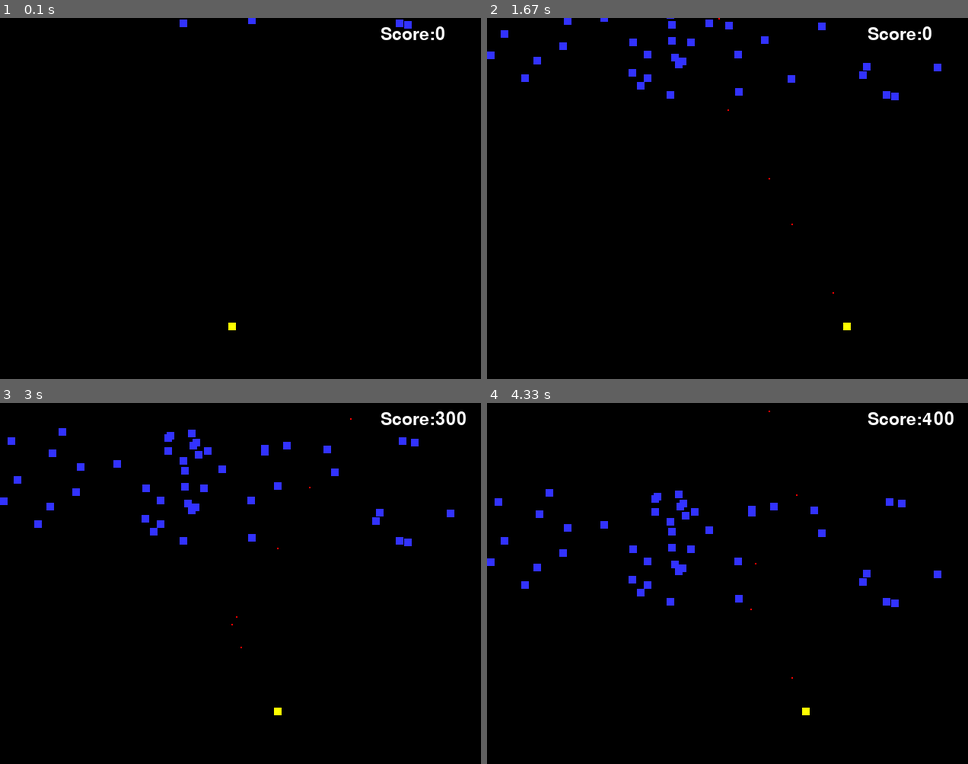
Above: before the commit, frames 1-4 (two rows, left to right).
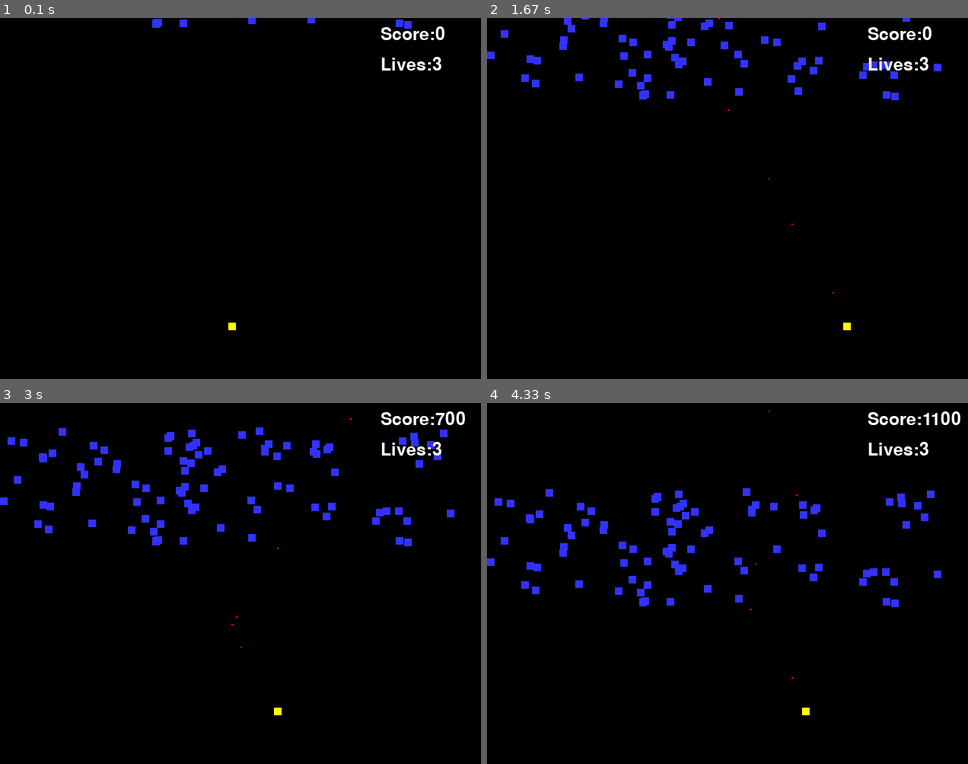
Above: after the commit, the same moments.

Repository: KonDoran/doran-classwork
Game: pygame game, started from invaders.py
The game is run twice, just before and just after one commit, with the same random seed, the same clock (stepped at 60 frames per second) and the same inputs.
Inputs:
- Up to frame 1 (0.1 s): no input
- Up to frame 2 (1.67 s): tap Space at 0.33, 0.73, 1.03, 1.23, 1.53 s; hold D 0.67-1.13 s; hold D 1.17-1.63 s
- Up to frame 3 (3 s): hold A 1.67-2.2 s; tap Space at 1.73, 2.03, 2.3, 2.6, 2.73 s; hold A 2.23-2.63 s; hold D from 2.67 s (still down)
- Up to frame 4 (4.33 s): tap Space at 3.03, 3.4, 3.7, 3.9, 4.2 s; release D at 3.3 s; hold A 3.33-3.8 s; hold D 3.83-4.3 s

The runs differ from the first frame. In frame 1, 0.3% of the frame differs, in the area x 31-92%, y 0-15%; in frame 2, 1.0%; in frame 3, 1.6%, in the area x 4-97%, y 2-40%; in frame 4, 1.6%.

Commit message:
Update invaders.py

Diff:
--- a/invaders.py
+++ b/invaders.py
@@ -1,7 +1,7 @@
 import pygame
 import random
 import math
-
+import sys
 # -- Colours
 BLACK = (0,0,0)
 WHITE = (255,255,255)
@@ -18,7 +18,7 @@
 pygame.display.set_caption("Invaders")
 
 score = 0
-
+lives = 3
 ## -- Define the class snow which is a sprite
 class Invader(pygame.sprite.Sprite):
     # Define the constructor for snow
@@ -41,7 +41,7 @@
         self.rect.y = self.rect.y + self.speed
         if self.rect.y > 480:
             self.rect.x = random.randrange(0, 600)
-            self.rect.y = random.randrange(-50, 0)
+            self.rect.y = random.randrange(-150, 0)
 #End Class
 
 ## -- Define the class snow which is a sprite
@@ -101,9 +101,12 @@
         for event in pygame.event.get():
             if event.type == pygame.QUIT:
                 done = True
+                pygame.quit()
+                sys.exit()
             elif event.type == pygame.KEYDOWN: # - a key is down
                 if event.key == pygame.K_ESCAPE: # - if the escape key pressed
                     pygame.quit()
+                    sys.exit()
             #End If
         #Next event
         screen.fill (BLACK)
@@ -115,7 +118,7 @@
         pygame.display.flip()
         clock.tick(60)
 
-def game():
+def game(score,lives):
     done = False
     # Create a list of the snow blocks
     invader_group = pygame.sprite.Group()
@@ -123,11 +126,11 @@
     bullet_group = pygame.sprite.Group()
     # Create a list of all sprites
     all_sprites_group = pygame.sprite.Group()
-    score = 0
+
     # -- Manages how fast screen refreshes
     clock = pygame.time.Clock()
     # Create the snowflakes
-    number_of_invaders = 50 # we are creating 50 snowflakes
+    number_of_invaders = 100 # we are creating 50 snowflakes
     for x in range (number_of_invaders):
         my_invader = Invader(BLUE, 10, 10, 1) # snowflakes are white with size 5 by 5 px
         invader_group.add(my_invader) # adds the new snowflake to the group of snowflakes
@@ -149,24 +152,31 @@
             #End If
         #Next event
 
-        #moving the player when the user presses a key
-            keys = pygame.key.get_pressed()
-            if keys[pygame.K_SPACE]:
+        #moving the player when the user presses a keyw
+
+            keyup = pygame.key.get_pressed()
+            if keyup[pygame.K_SPACE]:
                 bullet = Bullet(RED, 5)
                 bullet_group.add(bullet)
                 all_sprites_group.add(bullet)
                 bullet.rect.x = (player.rect.x) + 4
                 bullet.rect.y = 400
+        keys = pygame.key.get_pressed()
         if keys[pygame.K_a]:
             player.moveLeft(3)
         if keys[pygame.K_d]:
             player.moveRight(3)
 
-
         # -- Game logic goes after this comment
         all_sprites_group.update()
         player_hit_group = pygame.sprite.groupcollide(player_group,invader_group, True, True)
         if len(player_group) == 0:
+            lives -= 1
+            if lives == 0:
+                game_over(score)
+            elif lives > 0:
+                game(score,lives)
+        if len(invader_group) == 0:
             game_over(score)
         if pygame.sprite.groupcollide(bullet_group, invader_group, True, True):
             score += 100
@@ -179,6 +189,9 @@
         font = pygame.font.Font(None, 34)
         text = font.render('Score:'+str(score), 1, WHITE)
         screen.blit(text, (500,10))
+        font = pygame.font.Font(None, 34)
+        text = font.render('Lives:'+str(lives), 1, WHITE)
+        screen.blit(text, (500,50))
         # -- flip display to reveal new position of objects
         pygame.display.flip()
         # - The clock ticks over
@@ -186,5 +199,5 @@
         #End While - End of game loop
 
     #End Function
-game()
+game(score, lives)
 pygame.quit()
